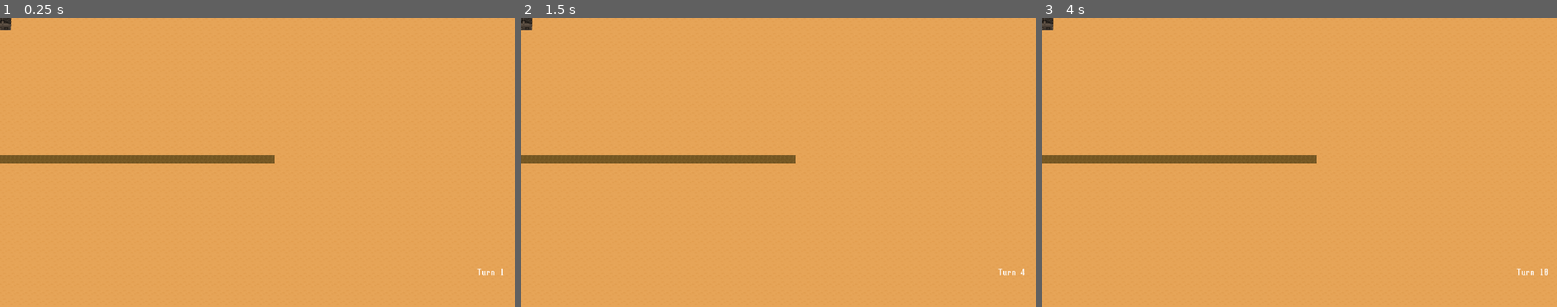
Above: before the commit, frames 1-3 (left to right).
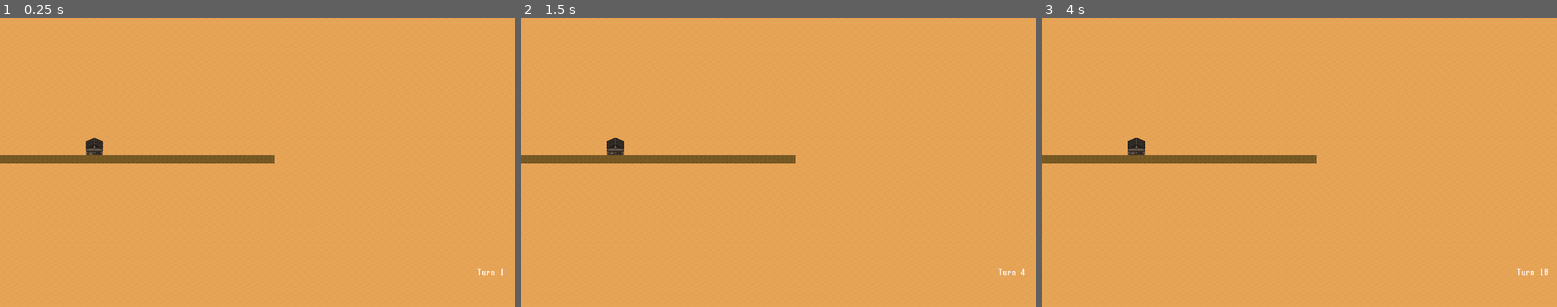
Above: after the commit, the same moments.

Repository: xfactor2000/nuclear-nation
Game: Godot game, scene res://Main.tscn
Two runs of this game, one before a commit and one after it. Both use one fixed random seed, a clock stepped at 60 frames per second and the inputs below.
Inputs:
- Up to frame 1 (0.25 s): no input
- Up to frame 2 (1.5 s): tap Enter (ui_accept) at 0.5, 0.77, 1.25 s
- Up to frame 3 (4 s): tap Enter (ui_accept) at 1.52, 2, 2.75, 3.02, 3.5, 3.77 s

The runs differ from the first frame. In frame 1, 0.3% of the frame differs, in the area x 0-21%, y 0-48%; in frame 2, 0.3%; in frame 3, 0.3%.

Commit message:
Working on placing houses

Diff:
--- a/Main.gd
+++ b/Main.gd
@@ -11,6 +11,9 @@
 
 const POPDELTA = 100
 const POPSPERHOUSE=10
+const TILEMAPCELLSIZE=32
+
+var houseSizeTiles = (houseScene.instance().get_node("ActiveHouse") as Sprite).texture.get_size() / TILEMAPCELLSIZE
 
 var area  = Array()
 const AREAHEIGHT = 80
@@ -45,9 +48,9 @@
 
 
 class House:
-	var topLeftCoords:Vector2
-	func _init(topLeftCoords:Vector2):
-		self.topLeftCoords = topLeftCoords
+	var center_coords:Vector2
+	func _init(center_coords:Vector2):
+		self.center_coords = center_coords
 
 class AccomodatePopulationResponse:
 	var newTotalPopulation: int
@@ -73,6 +76,10 @@
 	var response = PoolVector2Array()
 	for tile in tiles:
 		if road.isVertical():
+			var is_house_found = false
+			for house in houses:
+				var center = house.ce
+				pass
 			response.append(Vector2(tile.x-1,tile.y))
 			response.append(Vector2(tile.x+1, tile.y))
 		else:
@@ -100,12 +107,13 @@
 func drawHouses(houses: Array):
 	for house in houses:
 		var node = houseScene.instance() as Node2D
-		node.set_position(Vector2(house.topLeftCoords.x,house.topLeftCoords.y))
+		node.set_position(Vector2((house.center_coords.x + 1) * desertTilemap.cell_size.x,(house.center_coords.y + 1) * desertTilemap.cell_size.y))
 		desertTilemap.add_child(node)
 
 
 # Called when the node enters the scene tree for the first time.
 func _ready():
+	print(houseSizeTiles)
 	roads.append(Road.new(Vector2(0,16),Vector2(32,16)))
 	houses.append(House.new(Vector2(10,14)))
 #	roads.append(Road.new(Vector2(32,16),Vector2(32,24)))
